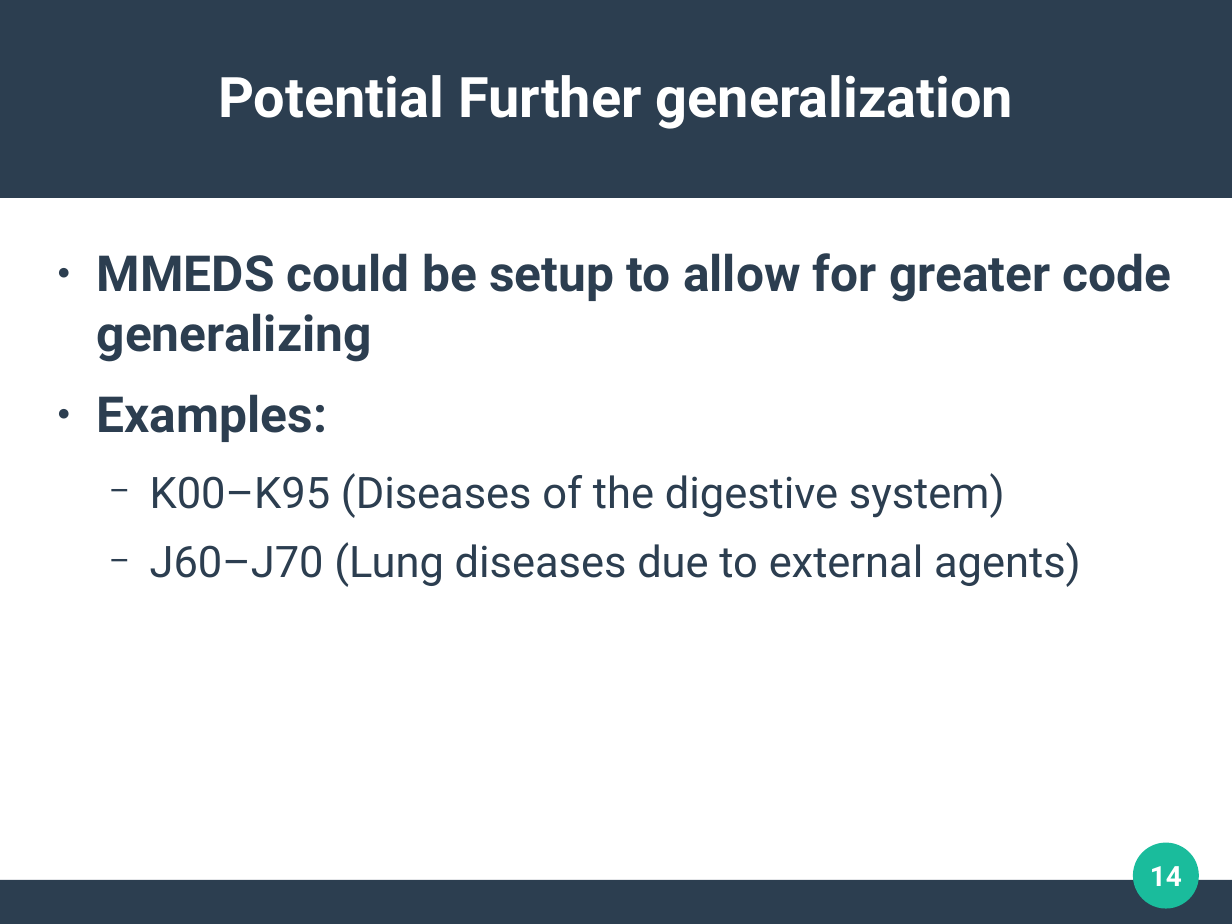
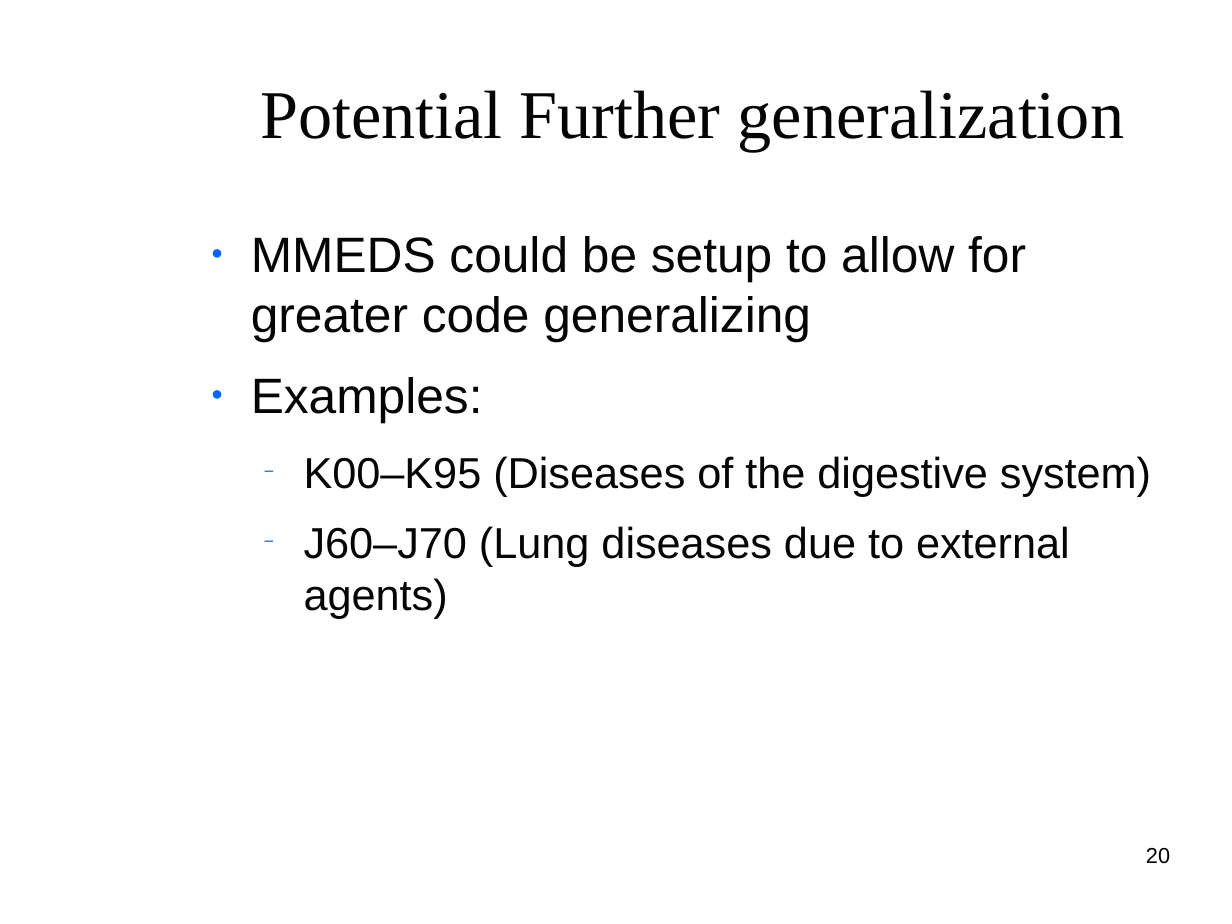
Before and after one commit to clemente-lab/mmeds-meta, a slide deck: slide 20 of sql/mmeds.odp (slide 14 before the commit). Drawn at 1232x924 pixels with LibreOffice and Linux fonts; fonts in the diff are those of the drawing; background and template pictures are left out. Boxes give left, top, right and bottom in pixels: in the first picture for what was removed or moved away, otherwise in the second. Text is boxed around its words. In the diff, an @@ line names an element or a change of style, - is before the commit and + after.

```diff
--- a/sql/mmeds.odp
+++ b/sql/mmeds.odp
@@ rectangle removed at box(0, 0, 1232, 198) @@
@@ title "Potential Further generalization": place and size @@
-title "Potential Further generalization" at box(218, 75, 1014, 129)
+title "Potential Further generalization" at box(260, 90, 1124, 152)
@@ title "Potential Further generalization" at box(260, 90, 1124, 152): size 36 to 44 pt, font Roboto to Times New Roman, text colour #FFFFFF to #050505, bold off @@
@@ text "MMEDS could be setup to ...": place and size @@
-text "MMEDS could be setup to ..." at box(97, 253, 1172, 587)
+text "MMEDS could be setup to ..." at box(251, 236, 1151, 618)
@@ text "MMEDS could be setup to ..." at box(251, 236, 1151, 618): font Roboto to Arial, text colour #2C3E50 to #050505; bold off in "MMEDS could be setup to allow for ...", "Examples:"; size 28 to 27.9 pt in "K00–K95 (Diseases of the digestive system)", "J60–J70 (Lung diseases due to external agents)"; bullet colour #2C3E50 to #0066FF @@
@@ ellipse removed at box(1134, 843, 1200, 909) @@
@@ page number added at box(1146, 848, 1170, 864), 14 pt, text #000000 @@
+20
@@ page number removed at box(1150, 866, 1182, 886) @@
-14
@@ rectangle removed at box(0, 880, 1232, 923) @@
```
Also in this commit, not shown: 24 other slides changed, 3 slides added, 4 other files.
